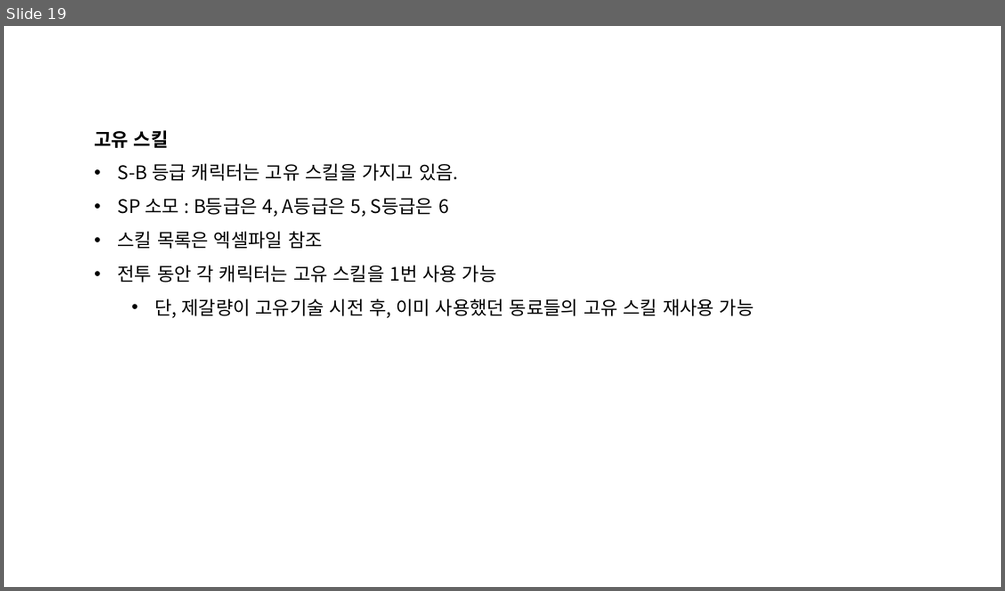
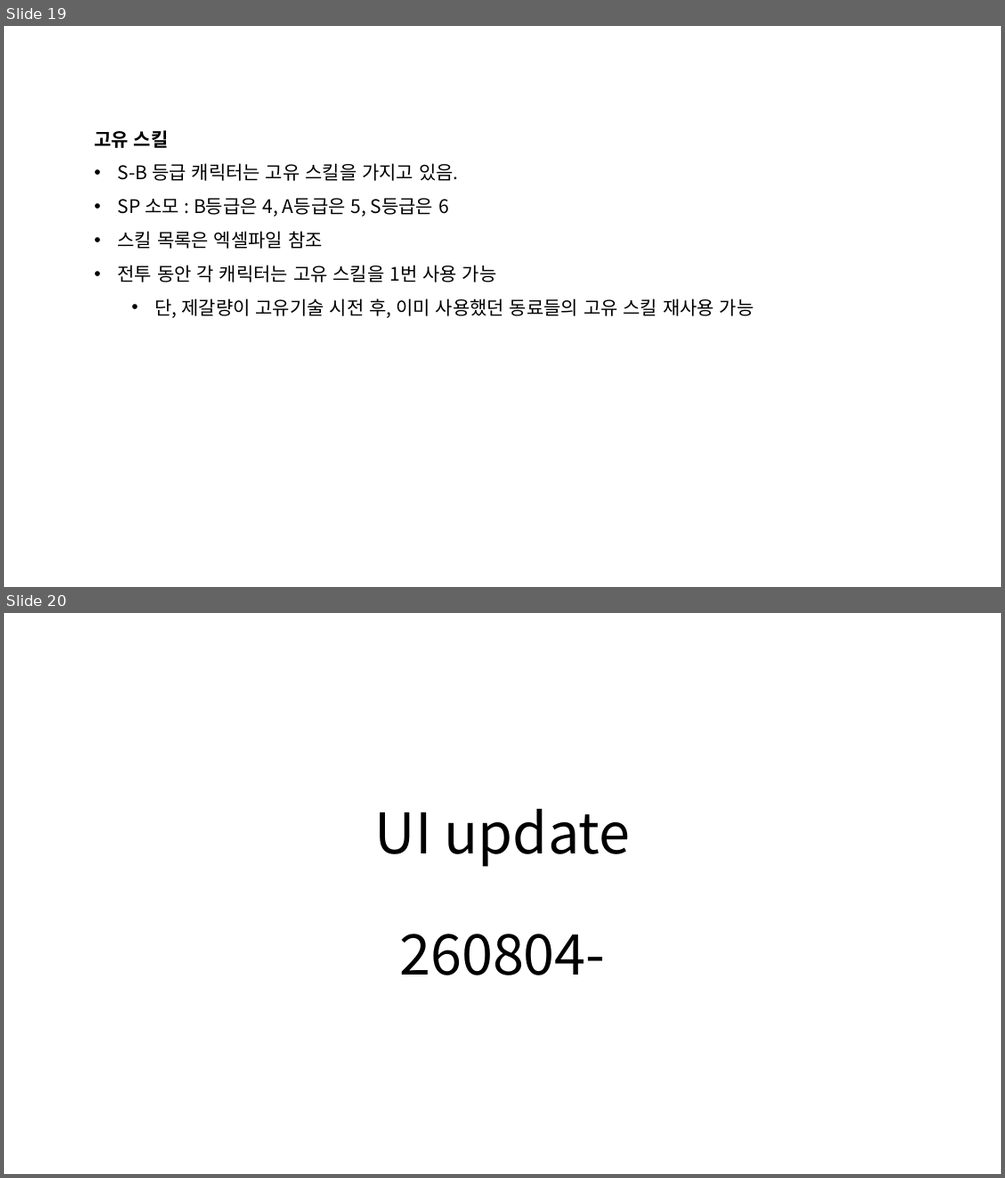
Before and after one commit to sanolamian12/SamChess, a slide deck: docs/삼국 약식 체스.pptx. Shown one above the other, each under a label of ours: slide 19 before the commit, slides 19 and 20 after it. The pictures are 1005x591 and 1005x1178 pixels, drawn with LibreOffice and Linux fonts; fonts in the diff are those of the drawing. Boxes give left, top, right and bottom in pixels: in the first picture for what was removed or moved away, otherwise in the second. Text is boxed around its words. In the diff, an @@ line names an element or a change of style, - is before the commit and + after.

```diff
--- a/docs/삼국 약식 체스.pptx
+++ b/docs/삼국 약식 체스.pptx
@@ slide 20 added at [4, 613, 1001, 1174], background #FFFFFF @@
@@ title added at [375, 809, 631, 975], 54 pt, text #000000 @@
+UI update
+260804-
```
Also in this commit, not shown: 5 other slides added, 22 other files.
